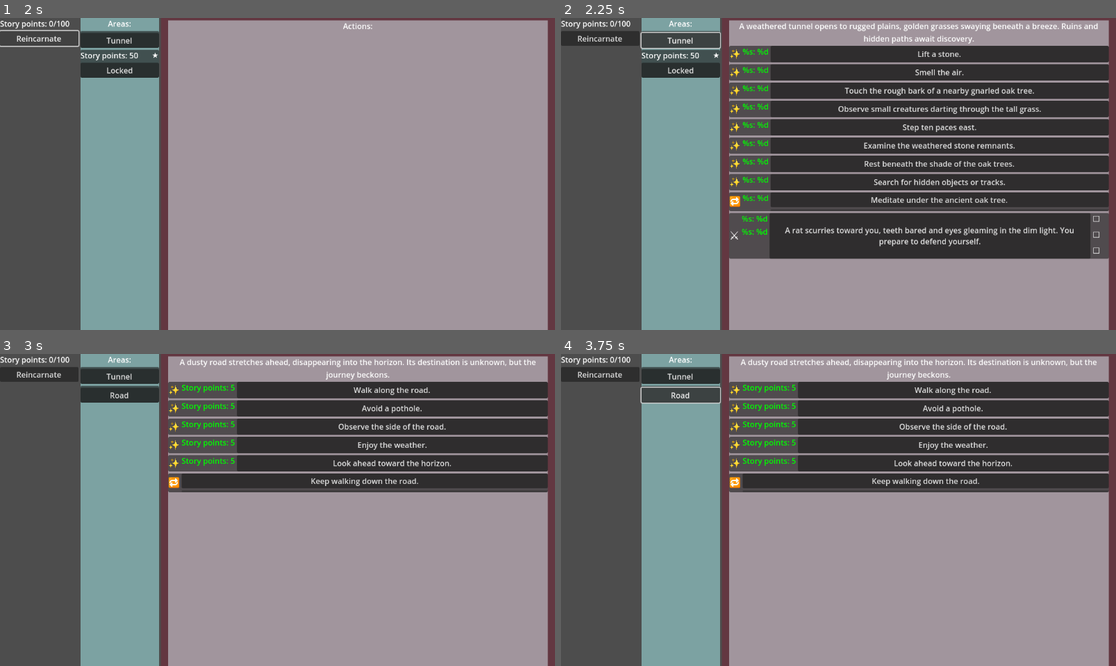
Above: before the commit, frames 1-4 (two rows, left to right).
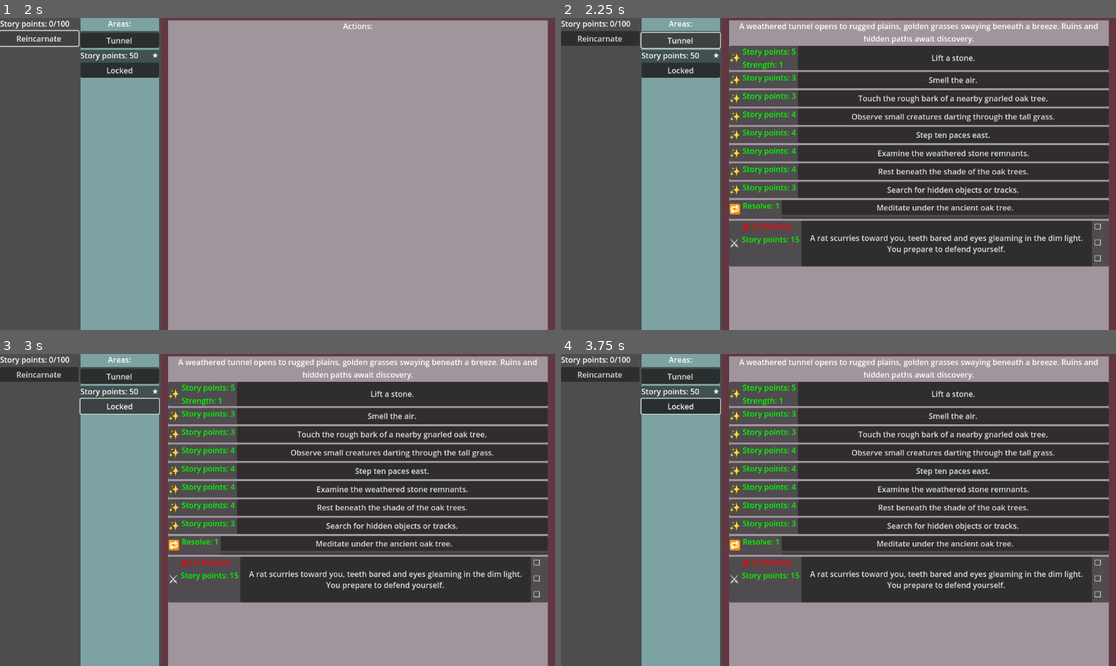
Above: after the commit, the same moments.

Repository: snipercup/Incremental-Chronicles
Game: Godot game, scene res://Scenes/main_menu.tscn
Same seed, same stepped clock (60 frames per second), same inputs: the game is played once before the commit and once after it.
Inputs (mouse positions are in pixels of both pictures, inside the frame that each line leads up to):
- Up to frame 1 (2 s): click "Start Game" at 0.5 s; click "Reincarnate" at 1.25 s
- Up to frame 2 (2.25 s): click "Tunnel" at 2 s
- Up to frame 3 (3 s): click "Locked" at 2.75 s
- Up to frame 4 (3.75 s): click (683, 394) at 3.5 s, where only the run before the commit has a clickable "Road"

Frame 1 is identical in both runs. In frame 2, 18% of the frame differs, in the area x 30-99%, y 8-80%; in frame 3, 32%, in the area x 14-99%, y 1-80%; in frame 4, 32%.
Error before the commit: Invalid access to property or key 'hidden_resources_updated' on a base object of type 'Node (signal_broker.gd)'. (res://Scripts/storyarea/story_area.gd:75)

Commit message:
Update resources structure

Diff:
--- a/Area_data/0002_road_area.json
+++ b/Area_data/0002_road_area.json
@@ -1,39 +1,55 @@
 {
   "description": "A dusty road stretches ahead, disappearing into the horizon. Its destination is unknown, but the journey beckons.",
   "name": "Road",
+  "tier": 1.0,
+  "requirements": {
+	"visible": {
+	  "Story points": 50.0
+	}
+  },
   "story_actions": [
 	{
 	  "action_type": "free",
 	  "rewards": {
-		"Story points": 5.0
+		"visible": {
+		  "Story points": 5.0
+		}
 	  },
 	  "story_text": "Walk along the road."
 	},
 	{
 	  "action_type": "free",
 	  "rewards": {
-		"Story points": 5.0
+		"visible": {
+		  "Story points": 5.0
+		}
 	  },
 	  "story_text": "Avoid a pothole."
 	},
 	{
 	  "action_type": "free",
 	  "rewards": {
-		"Story points": 5.0
+		"visible": {
+		  "Story points": 5.0
+		}
 	  },
 	  "story_text": "Observe the side of the road."
 	},
 	{
 	  "action_type": "free",
 	  "rewards": {
-		"Story points": 5.0
+		"visible": {
+		  "Story points": 5.0
+		}
 	  },
 	  "story_text": "Enjoy the weather."
 	},
 	{
 	  "action_type": "free",
 	  "rewards": {
-		"Story points": 5.0
+		"visible": {
+		  "Story points": 5.0
+		}
 	  },
 	  "story_text": "Look ahead toward the horizon."
 	},
@@ -41,27 +57,29 @@
 	  "action_type": "loop",
 	  "cooldown": 2.0,
 	  "max_loops": 10.0,
-	  "hidden_rewards": {
-		"Miles": 1.0
+	  "rewards": {
+		"hidden": {
+		  "Miles": 1.0
+		}
 	  },
 	  "story_text": "Keep walking down the road."
 	},
 	{
 	  "action_type": "free",
 	  "appear_requirements": {
-		"Miles": 10.0
-	  },
-	  "hidden_rewards": {
-		"village_access": 1.0
+		"hidden": {
+		  "Miles": 10.0
+		}
 	  },
 	  "rewards": {
-		"Story points": 25.0
+		"visible": {
+		  "Story points": 25.0
+		},
+		"hidden": {
+		  "village_access": 1.0
+		}
 	  },
 	  "story_text": "A village appears in the distance — small homes and the sound of voices greet you. You've reached the end of the road."
 	}
-  ],
-  "requirements": {
-	"Story points": 50.0
-  },
-  "tier": 1.0
+  ]
 }
--- a/Area_data/0003_village_area.json
+++ b/Area_data/0003_village_area.json
@@ -1,201 +1,261 @@
 {
   "description": "You arrive in a quaint village nestled at the edge of the wilds. Cobblestone paths, wooden homes, and distant laughter fill the air. Something about this place feels safe... but not without mystery.",
   "name": "Village",
+  "tier": 1.0,
+  "requirements": {
+	"visible": {
+	  "Story points": 50.0
+	}
+  },
+  "appear_requirements": {
+	"hidden": {
+	  "village_access": 1.0
+	}
+  },
   "story_actions": [
 	{
 	  "action_type": "free",
 	  "rewards": {
-		"Story points": 2.0
+		"visible": {
+		  "Story points": 2.0
+		}
 	  },
 	  "story_text": "Look around the village square."
 	},
 	{
 	  "action_type": "free",
 	  "rewards": {
-		"Story points": 2.0
+		"visible": {
+		  "Story points": 2.0
+		}
 	  },
 	  "story_text": "Rest by the central fountain."
 	},
 	{
 	  "action_type": "free",
 	  "rewards": {
-		"Story points": 2.0
+		"visible": {
+		  "Story points": 2.0
+		}
 	  },
 	  "story_text": "Watch children chasing chickens."
 	},
 	{
 	  "action_type": "free",
 	  "rewards": {
-		"Story points": 2.0
+		"visible": {
+		  "Story points": 2.0
+		}
 	  },
 	  "story_text": "Visit the small market and browse simple wares."
 	},
 	{
 	  "action_type": "free",
 	  "rewards": {
-		"Story points": 3.0
+		"visible": {
+		  "Story points": 3.0
+		}
 	  },
 	  "story_text": "Smell stew simmering from a nearby home."
 	},
 	{
 	  "action_type": "free",
 	  "rewards": {
-		"Story points": 4.0
-	  },
-	  "hidden_rewards": {
-		"npc_intro_1": 1.0
+		"visible": {
+		  "Story points": 4.0
+		},
+		"hidden": {
+		  "npc_intro_1": 1.0
+		}
 	  },
 	  "story_text": "A hooded villager steps forward. You... don't look like you're from here."
 	},
 	{
 	  "action_type": "free",
 	  "appear_requirements": {
-		"npc_intro_1": 1.0
-	  },
-	  "rewards": {
-		"Story points": 4.0
-	  },
-	  "hidden_rewards": {
-		"npc_intro_2": 1.0
+		"hidden": {
+		  "npc_intro_1": 1.0
+		}
+	  },
+	  "rewards": {
+		"visible": {
+		  "Story points": 4.0
+		},
+		"hidden": {
+		  "npc_intro_2": 1.0
+		}
 	  },
 	  "story_text": "The forest's been talking. Something stirs beyond the stone hill."
 	},
 	{
 	  "action_type": "free",
 	  "appear_requirements": {
-		"npc_intro_2": 1.0
-	  },
-	  "rewards": {
-		"Story points": 6.0
-	  },
-	  "hidden_rewards": {
-		"npc_intro_3": 1.0
+		"hidden": {
+		  "npc_intro_2": 1.0
+		}
+	  },
+	  "rewards": {
+		"visible": {
+		  "Story points": 6.0
+		},
+		"hidden": {
+		  "npc_intro_3": 1.0
+		}
 	  },
 	  "story_text": "My brother went looking. Days ago. Hasn’t come back."
 	},
 	{
 	  "action_type": "free",
 	  "appear_requirements": {
-		"npc_intro_3": 1.0
-	  },
-	  "rewards": {
-		"Story points": 7.0
-	  },
-	  "hidden_rewards": {
-		"npc_quest_active": 1.0
+		"hidden": {
+		  "npc_intro_3": 1.0
+		}
+	  },
+	  "rewards": {
+		"visible": {
+		  "Story points": 7.0
+		},
+		"hidden": {
+		  "npc_quest_active": 1.0
+		}
 	  },
 	  "story_text": "I saw his trail. It led into the hollow grove. Will you look for him?"
 	},
 	{
 	  "action_type": "free",
 	  "appear_requirements": {
-		"npc_quest_active": 1.0
-	  },
-	  "rewards": {
-		"Story points": 10.0
-	  },
-	  "hidden_rewards": {
-		"grove_access": 1.0
+		"hidden": {
+		  "npc_quest_active": 1.0
+		}
+	  },
+	  "rewards": {
+		"visible": {
+		  "Story points": 10.0
+		},
+		"hidden": {
+		  "grove_access": 1.0
+		}
 	  },
 	  "story_text": "You agree to help and note the direction of the hollow grove."
 	},
 	{
 	  "action_type": "free",
 	  "rewards": {
-		"Story points": 2.0
+		"visible": {
+		  "Story points": 2.0
+		}
 	  },
 	  "story_text": "Talk to the old blacksmith sharpening a blade."
 	},
 	{
 	  "action_type": "free",
 	  "rewards": {
-		"Story points": 2.0
+		"visible": {
+		  "Story points": 2.0
+		}
 	  },
 	  "story_text": "Pet a friendly village dog."
 	},
 	{
 	  "action_type": "free",
 	  "rewards": {
-		"Story points": 2.0
+		"visible": {
+		  "Story points": 2.0
+		}
 	  },
 	  "story_text": "Read the weathered notice board near the inn."
 	},
 	{
 	  "action_type": "free",
 	  "rewards": {
-		"Story points": 2.0
+		"visible": {
+		  "Story points": 2.0
+		}
 	  },
 	  "story_text": "Peek inside the chapel — old and still, candles flickering inside."
 	},
 	{
 	  "action_type": "free",
 	  "appear_requirements": {
-		"grove_report_complete": 1.0
-	  },
-	  "rewards": {
-		"Story points": 5.0
+		"hidden": {
+		  "grove_report_complete": 1.0
+		}
+	  },
+	  "rewards": {
+		"visible": {
+		  "Story points": 5.0
+		}
 	  },
 	  "story_text": "The villager listens in silence. So he’s gone then... Thank you. He deserved peace."
 	},
 	{
 	  "action_type": "free",
 	  "appear_requirements": {
-		"temple_intro_1": 1.0
-	  },
-	  "rewards": {
-		"Story points": 1.0
-	  },
-	  "hidden_rewards": {
-		"temple_intro_2": 1.0
+		"hidden": {
+		  "temple_intro_1": 1.0
+		}
+	  },
+	  "rewards": {
+		"visible": {
+		  "Story points": 1.0
+		},
+		"hidden": {
+		  "temple_intro_2": 1.0
+		}
 	  },
 	  "story_text": "The elder leans in. There’s a place they don’t speak of — carved in stone, hidden from the sun."
 	},
 	{
 	  "action_type": "free",
 	  "appear_requirements": {
-		"temple_intro_2": 1.0
-	  },
-	  "rewards": {
-		"Story points": 19.0
-	  },
-	  "hidden_rewards": {
-		"temple_access": 1.0
+		"hidden": {
+		  "temple_intro_2": 1.0
+		}
+	  },
+	  "rewards": {
+		"visible": {
+		  "Story points": 19.0
+		},
+		"hidden": {
+		  "temple_access": 1.0
+		}
 	  },
 	  "story_text": "Some say it teaches the path of rebirth. But few return from the temple unchanged."
 	},
 	{
 	  "action_type": "free",
 	  "appear_requirements": {
-		"reincarnation_ready": 1.0
-	  },
-	  "rewards": {
-		"Story points": 1.0
-	  },
-	  "hidden_rewards": {
-		"chapel_search": 1.0
+		"hidden": {
+		  "reincarnation_ready": 1.0
+		}
+	  },
+	  "rewards": {
+		"visible": {
+		  "Story points": 1.0
+		},
+		"hidden": {
+		  "chapel_search": 1.0
+		}
 	  },
 	  "story_text": "Someone mentions the chapel keeper once spoke of soul rituals long ago."
 	},
 	{
 	  "action_type": "free",
 	  "appear_requirements": {
-		"chapel_search": 1.0
-	  },
-	  "rewards": {
-		"Story points": 1.0,
-		"Soul Vessel": 1.0
-	  },
-	  "hidden_rewards": {
-		"has_soul_vessel": 1.0
+		"hidden": {
+		  "chapel_search": 1.0
+		}
+	  },
+	  "rewards": {
+		"visible": {
+		  "Story points": 1.0,
+		  "Soul Vessel": 1.0
+		},
+		"hidden": {
+		  "has_soul_vessel": 1.0
+		}
 	  },
 	  "story_text": "You lift a loose stone behind the altar. Beneath it rests a shimmering vessel — cold to the touch."
 	}
-  ],
-  "appear_requirements": {
-	"village_access": 1.0
-  },
-  "requirements": {
-	"Story points": 50.0
-  },
-  "tier": 1.0
+  ]
 }
--- a/Area_data/0004_grove_area.json
+++ b/Area_data/0004_grove_area.json
@@ -1,110 +1,142 @@
 {
   "description": "You enter the Hollow Grove — tall trees close in around you, their twisted limbs reaching toward a dim sky. The air is damp, the ground soft, and the forest unnaturally quiet.",
   "name": "Hollow Grove",
+  "tier": 1.0,
+  "requirements": {
+	"visible": {
+	  "Story points": 50.0
+	}
+  },
+  "appear_requirements": {
+	"hidden": {
+	  "grove_access": 1.0
+	}
+  },
   "story_actions": [
 	{
 	  "action_type": "free",
 	  "rewards": {
-		"Story points": 3.0
+		"visible": {
+		  "Story points": 3.0
+		}
 	  },
 	  "story_text": "Step between the towering trees and feel the air grow heavy."
 	},
 	{
 	  "action_type": "free",
 	  "rewards": {
-		"Story points": 3.0
+		"visible": {
+		  "Story points": 3.0
+		}
 	  },
 	  "story_text": "Inspect a deep claw mark on a mossy tree trunk."
 	},
 	{
 	  "action_type": "free",
 	  "rewards": {
-		"Story points": 3.0
+		"visible": {
+		  "Story points": 3.0
+		}
 	  },
 	  "story_text": "Notice strange footprints in the mud, too large to be human."
 	},
 	{
 	  "action_type": "free",
 	  "rewards": {
-		"Story points": 3.0
+		"visible": {
+		  "Story points": 3.0
+		}
 	  },
 	  "story_text": "Listen closely — faint whispers echo through the leaves."
 	},
 	{
 	  "action_type": "free",
 	  "rewards": {
-		"Story points": 3.0
+		"visible": {
+		  "Story points": 3.0
+		}
 	  },
 	  "story_text": "Discover a torn piece of cloth tangled in a bramble."
 	},
 	{
 	  "action_type": "free",
 	  "rewards": {
-		"Story points": 1.0
-	  },
-	  "hidden_rewards": {
-		"grove_clue_1": 1.0
+		"visible": {
+		  "Story points": 1.0
+		},
+		"hidden": {
+		  "grove_clue_1": 1.0
+		}
 	  },
 	  "story_text": "You find a boot lying beside a fallen log — worn, and stained with mud."
 	},
 	{
 	  "action_type": "free",
 	  "appear_requirements": {
-		"grove_clue_1": 1.0
+		"hidden": {
+		  "grove_clue_1": 1.0
+		}
 	  },
 	  "rewards": {
-		"Story points": 1.0
-	  },
-	  "hidden_rewards": {
-		"grove_clue_2": 1.0
+		"visible": {
+		  "Story points": 1.0
+		},
+		"hidden": {
+		  "grove_clue_2": 1.0
+		}
 	  },
 	  "story_text": "Nearby, a shattered wooden charm — the same design worn by the villager in town."
 	},
 	{
 	  "action_type": "free",
 	  "appear_requirements": {
-		"grove_clue_2": 1.0
+		"hidden": {
+		  "grove_clue_2": 1.0
+		}
 	  },
 	  "rewards": {
-		"Story points": 2.0
-	  },
-	  "hidden_rewards": {
-		"grove_final_clue": 2.0
+		"visible": {
+		  "Story points": 2.0
+		},
+		"hidden": {
+		  "grove_final_clue": 2.0
+		}
 	  },
 	  "story_text": "At the base of a tree, you uncover a journal — pages torn, but the name is clear: Aldric."
 	},
 	{
 	  "action_type": "free",
 	  "appear_requirements": {
-		"grove_final_clue": 1.0
+		"hidden": {
+		  "grove_final_clue": 1.0
+		}
 	  },
 	  "rewards": {
-		"Story points": 5.0
-	  },
-	  "hidden_rewards": {
-		"grove_report_complete": 1.0
+		"visible": {
+		  "Story points": 5.0
+		},
+		"hidden": {
+		  "grove_report_complete": 1.0
+		}
 	  },
 	  "story_text": "You gather what you’ve found and prepare to return to the village with news of Aldric."
 	},
 	{
 	  "action_type": "free",
 	  "appear_requirements": {
-		"grove_final_clue": 1.0
+		"hidden": {
+		  "grove_final_clue": 1.0
+		}
 	  },
 	  "rewards": {
-		"Story points": 1.0
-	  },
-	  "hidden_rewards": {
-		"temple_intro_1": 1.0
+		"visible": {
+		  "Story points": 1.0
+		},
+		"hidden": {
+		  "temple_intro_1": 1.0
+		}
 	  },
 	  "story_text": "As you prepare to leave, a warmth floods your senses. For a moment, time bends — a vision of a sunlit altar flashes in your mind."
 	}
-  ],
-  "appear_requirements": {
-	"grove_access": 1.0
-  },
-  "requirements": {
-	"Story points": 50.0
-  },
-  "tier": 1.0
+  ]
 }
--- a/Area_data/0005_temple_area.json
+++ b/Area_data/0005_temple_area.json
@@ -1,59 +1,77 @@
 {
   "description": "You step into the Forgotten Temple. Stone walls rise around you, etched with symbols of flame and renewal. The air hums with quiet power, and echoes from lost ages whisper through the dust.",
   "name": "Forgotten Temple",
+  "tier": 1.0,
+  "requirements": {
+	"visible": {
+	  "Story points": 50.0
+	}
+  },
+  "appear_requirements": {
+	"hidden": {
+	  "temple_access": 1.0
+	}
+  },
   "story_actions": [
 	{
 	  "action_type": "free",
 	  "rewards": {
-		"Story points": 3.0
+		"visible": {
+		  "Story points": 3.0
+		}
 	  },
 	  "story_text": "Enter the temple through a cracked stone archway."
 	},
 	{
 	  "action_type": "free",
 	  "rewards": {
-		"Story points": 3.0
+		"visible": {
+		  "Story points": 3.0
+		}
 	  },
 	  "story_text": "Touch a faded mural depicting souls rising in a spiral of light."
 	},
 	{
 	  "action_type": "free",
 	  "rewards": {
-		"Story points": 3.0
-	  },
-	  "hidden_rewards": {
-		"reincarnation_ready": 1.0
+		"visible": {
+		  "Story points": 3.0
+		},
+		"hidden": {
+		  "reincarnation_ready": 1.0
+		}
 	  },
 	  "story_text": "Study an inscription: 'To rise again, the soul must shed its tether to the past.'"
 	},
 	{
 	  "action_type": "free",
 	  "appear_requirements": {
-		"reincarnation_ready": 1.0
+		"hidden": {
+		  "reincarnation_ready": 1.0
+		}
 	  },
 	  "requirements": {
-		"Soul Vessel": 1.0
+		"visible": {
+		  "Soul Vessel": 1.0
+		}
 	  },
 	  "story_text": "You kneel before the altar, prepared for rebirth — but the ritual falters. Something’s missing."
 	},
 	{
 	  "action_type": "reincarnation",
 	  "appear_requirements": {
-		"reincarnation_ready": 1.0,
-		"has_soul_vessel": 1.0
+		"hidden": {
+		  "reincarnation_ready": 1.0,
+		  "has_soul_vessel": 1.0
+		}
 	  },
 	  "rewards": {
-		"Story points": 10.0,
-		"Reincarnation": 1.0
+		"visible": {
+		  "Story points": 10.0,
+		  "Reincarnation": 1.0
+		}
 	  },
 	  "story_text": "The soul vessel glows. Light floods your vision as your form dissolves. You are reborn — stronger, wiser, and bound to a greater cycle."
 	}
-  ],
-  "appear_requirements": {
-	"temple_access": 1.0
-  },
-  "requirements": {
-	"Story points": 50.0
-  },
-  "tier": 1.0
+  ]
 }
--- a/Scripts/rewards_requirements_list_ui.gd
+++ b/Scripts/rewards_requirements_list_ui.gd
@@ -54,7 +54,7 @@
 
 # Display requirements and return true if any are shown
 func _display_requirements() -> bool:
-	var requirements = story_action.get_requirements()
+	var requirements: Dictionary = story_action.get_requirements().get("visible", {})
 	var resource_manager: Node = get_resource_manager()
 	if requirements.is_empty() or not resource_manager:
 		return false
@@ -80,7 +80,7 @@
 
 # Display rewards and return true if any are shown
 func _display_rewards() -> bool:
-	var rewards = story_action.get_rewards()
+	var rewards: Dictionary = story_action.get_rewards().get("visible", {})
 	if rewards.is_empty():
 		return false
 
--- a/Scripts/storyarea/story_area.gd
+++ b/Scripts/storyarea/story_area.gd
@@ -46,7 +46,12 @@
 @warning_ignore("unused_signal")
 signal action_added(myarea: StoryArea)
 
-# The requirements to unlock this area
+# The requirements to unlock this area. Example
+#  "requirements": {
+#	"visible": {
+#	  "Story points": 50.0
+#	}
+#  },
 var requirements: Dictionary = {} : set = set_requirements, get = get_requirements
 
 # Initialize from a dictionary
@@ -72,7 +77,7 @@
 		set_visibility_state(VisibilityState.HIDDEN)
 
 	# Listen for hidden resource updates
-	SignalBroker.hidden_resources_updated.connect(_on_hidden_resources_updated)
+	SignalBroker.resources_updated.connect(_on_resources_updated)
 
 
 # Setters and Getters
@@ -211,7 +216,7 @@
 	return visibility_state
 
 # When the Resource Manager updates the hidden resources, we update the visibility
-func _on_hidden_resources_updated(hidden_resources: ResourceStore) -> void:
+func _on_resources_updated(myresources: ResourceStore) -> void:
 	if appear_requirements.is_empty():
 		return
 
@@ -219,10 +224,9 @@
 		return
 
 	# First check if the requirements are met
-	if hidden_resources.has_all(appear_requirements):
+	if myresources.has_all(appear_requirements):
 		set_visibility_state(VisibilityState.VISIBLE)
-
-		if not hidden_resources.consume(appear_requirements):
+		if not myresources.consume(appear_requirements):
 			set_visibility_state(VisibilityState.HIDDEN)
 	else:
 		set_visibility_state(VisibilityState.HIDDEN)
--- a/Scripts/storyarea/story_area_ui.gd
+++ b/Scripts/storyarea/story_area_ui.gd
@@ -39,10 +39,11 @@
 		print_debug("creating story area in area list. Name = " + story_area.get_name() + ", tier = " + str(story_area.get_tier()))
 
 		# Format requirements into a readable string
-		var requirements = story_area.get_requirements()
+		var requirements: Dictionary = story_area.get_requirements()
 		var requirements_text = []
-		for key in requirements.keys():
-			requirements_text.append("%s: %d" % [key, requirements[key]])
+		if requirements.has("visible"):
+			for key in requirements["visible"].keys():
+				requirements_text.append("%s: %d" % [key, requirements["visible"][key]])
 
 		# Update controls based on story area properties
 		set_story_point_requirement_label("%s" % ", ".join(requirements_text))
--- a/Special_areas/reincarnation_area.json
+++ b/Special_areas/reincarnation_area.json
@@ -1,48 +1,63 @@
 {
   "name": "The Shifting Mirror",
   "description": "A quiet plane of rippling light, where past lives echo and future potential awaits. Time is suspended here — only decisions remain.",
+  "tier": 0,
   "appear_requirements": {
-	"Reincarnation": 1
+	"visible": {
+	  "Reincarnation": 1
+	}
   },
   "story_actions": [
 	{
 	  "action_type": "free",
 	  "story_text": "You awaken in the mirror-world. Your reflection watches silently.",
-	  "rewards": {},
-	  "permanent_rewards": {
-		"Echoes of the Past": 1
+	  "rewards": {
+		"permanent": {
+		  "Echoes of the Past": 1
+		}
 	  }
 	},
 	{
 	  "action_type": "spend_echoes",
 	  "story_text": "Engrave your memory into the fabric of the world. (Increase Max Story Points)",
 	  "requirements": {
-		"Echoes of the Past": 1
+		"visible": {
+		  "Echoes of the Past": 1
+		}
 	  },
-	  "permanent_rewards": {
-		"Max Story Points": 10
+	  "rewards": {
+		"permanent": {
+		  "Max Story Points": 10
+		}
 	  }
 	},
 	{
 	  "action_type": "spend_echoes",
 	  "story_text": "Strengthen your foundation. (Increase Base Strength by 1)",
 	  "requirements": {
-		"Echoes of the Past": 1
+		"visible": {
+		  "Echoes of the Past": 1
+		}
 	  },
-	  "permanent_rewards": {
-		"Strength": 1
+	  "rewards": {
+		"permanent": {
+		  "Strength": 1
+		}
 	  }
 	},
 	{
 	  "action_type": "spend_echoes",
 	  "story_text": "Sharpen your insight. (Increase Perception by 1)",
 	  "requirements": {
-		"Echoes of the Past": 1
+		"visible": {
+		  "Echoes of the Past": 1
+		}
 	  },
-	  "permanent_rewards": {
-		"Perception": 1
+	  "rewards": {
+		"permanent": {
+		  "Perception": 1
+		}
 	  }
 	}
-  ],
-  "tier": 0
+  ]
 }
